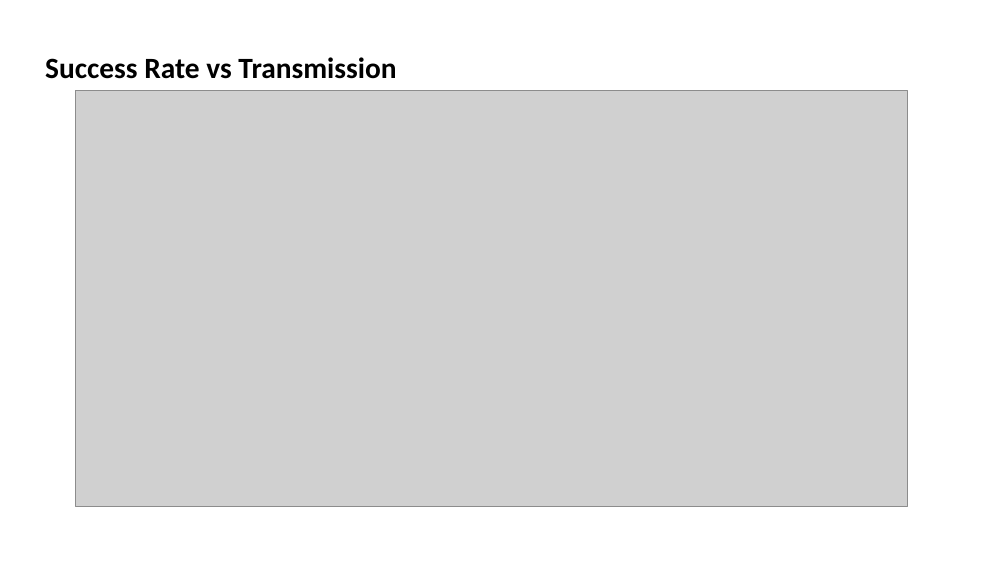
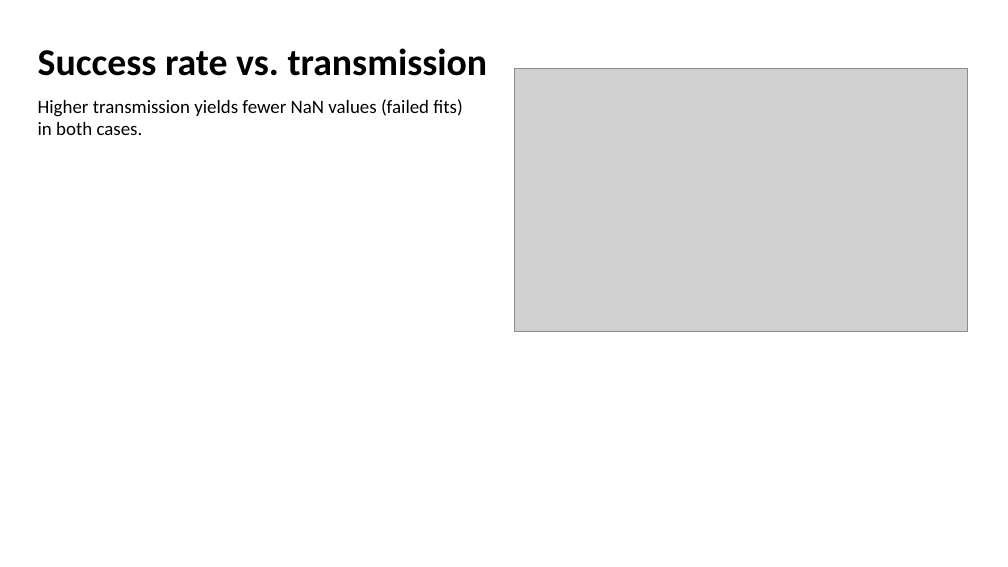
Before and after one commit to anuarsantoyo/quantum-ml, a slide deck: slide 15 of notes/presentations/26-07-03/presentation-03-07-2026.pptx (slide 13 before the commit). Drawn at 1008x567 pixels with LibreOffice and Linux fonts; fonts in the diff are those of the drawing; grey boxes stand for pictures. Boxes give left, top, right and bottom in pixels: in the first picture for what was removed or moved away, otherwise in the second. Text is boxed around its words. In the diff, an @@ line names an element or a change of style, - is before the commit and + after.

Commit message:
fix: rebuild PPTX with full-width text, images alongside text where possible

```diff
--- a/notes/presentations/26-07-03/presentation-03-07-2026.pptx
+++ b/notes/presentations/26-07-03/presentation-03-07-2026.pptx
@@ text at box(38, 48, 488, 76): text changed; size 28 to 36 pt @@
-Success Rate vs Transmission
+Success rate vs. transmission
@@ picture: place and size @@
-picture at box(76, 91, 907, 507)
+picture at box(514, 68, 968, 331)
@@ text added at box(38, 99, 462, 135), 18 pt, text #000000 @@
+Higher transmission yields fewer NaN values (failed fits) in both cases.
```
Also in this commit, not shown: 1 other slide changed, 30 slides added, 31 slides removed.
